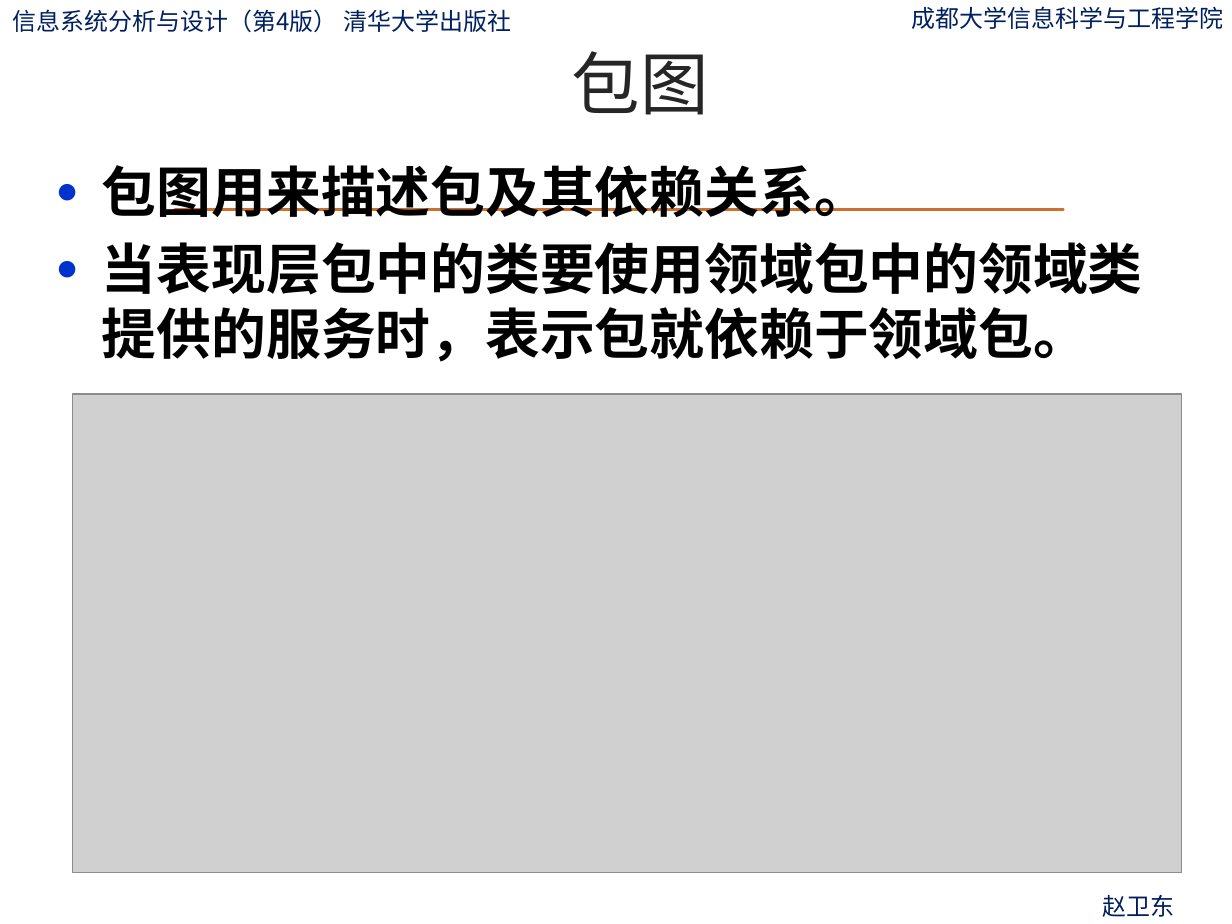
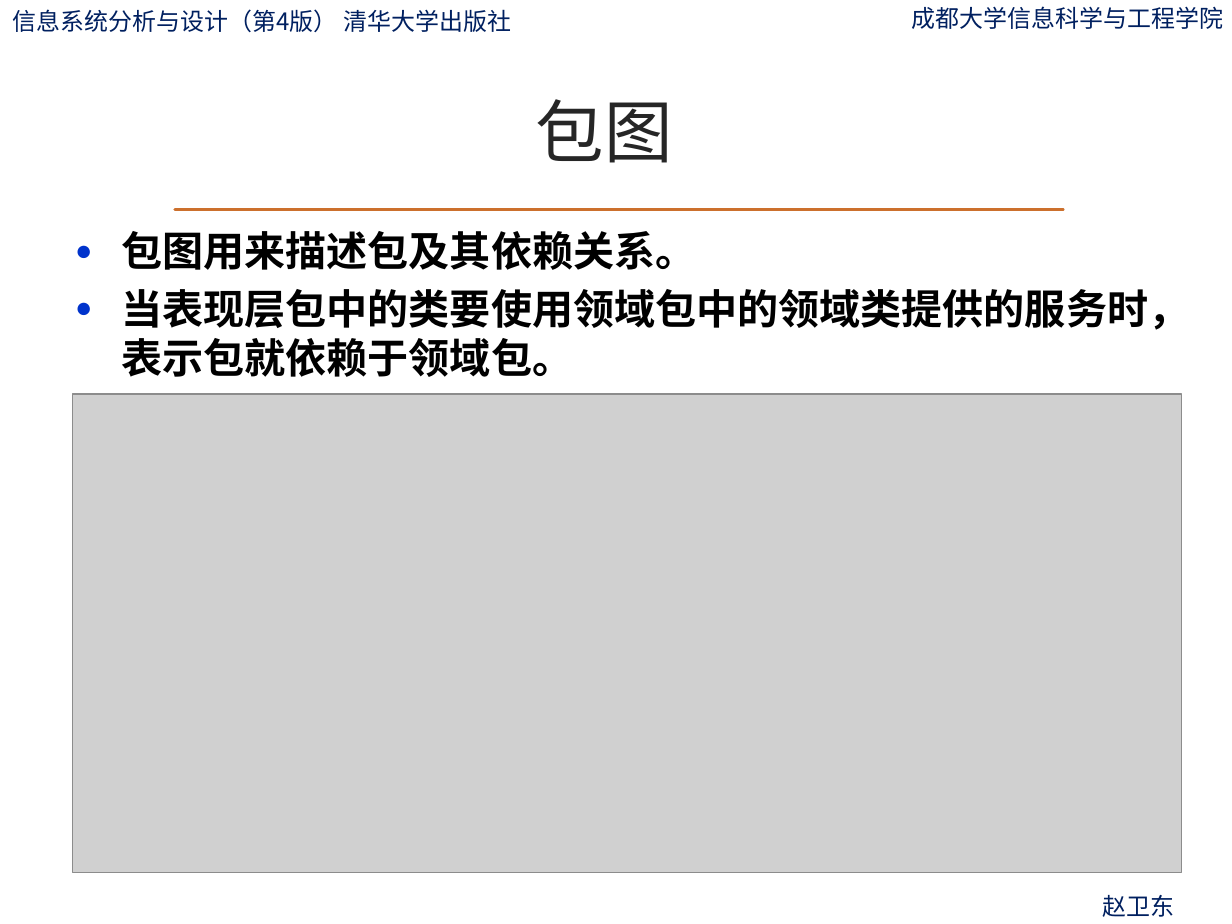
Before and after one commit to ylfagh/is_analysis-1, a slide deck: slide 33 of ppt/第10章-系统总体设计.pptx. Drawn at 1232x924 pixels with LibreOffice and Linux fonts; fonts in the diff are those of the drawing; grey boxes stand for pictures; background and template pictures are left out. Boxes give left, top, right and bottom in pixels: in the first picture for what was removed or moved away, otherwise in the second. Text is boxed around its words. In the diff, an @@ line names an element or a change of style, - is before the commit and + after.

```diff
--- a/ppt/第10章-系统总体设计.pptx
+++ b/ppt/第10章-系统总体设计.pptx
@@ title "包图": place and size @@
-title "包图" at (572,51,709,115)
+title "包图" at (536,99,673,163)
@@ text "包图用来描述包及其依赖关系。": place and size @@
-text "包图用来描述包及其依赖关系。" at (102,165,1143,362)
+text "包图用来描述包及其依赖关系。" at (121,231,1189,377)
@@ text "包图用来描述包及其依赖关系。" at (121,231,1189,377): size 32 to 24 pt; less space between paragraphs @@
```
Also in this commit, not shown: 188 other slides changed, 1 slide added.
